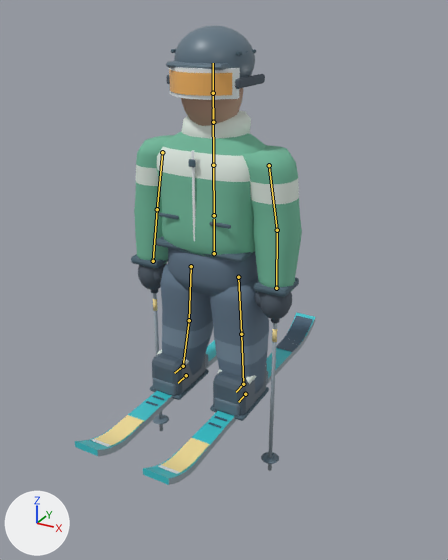
The FBX model Assets/Art/Generated/Character/Skier.fbx: old version first, new version second.
Before and after are seen from a camera (50 mm lens) standing at (1.45, -2.54, 1.14) and looking at (0.17, -0.2, -0.03). The axes (+X, +Y, +Z) are drawn at lower left. The lights are the same throughout. The first picture is the older version. The bones that bend it are drawn over the model as lines.

The first picture shows 'EquipmentPole_L', 'EquipmentPole_R', 'EquipmentSki_L', 'EquipmentSki_R', 'SkierClothing'.
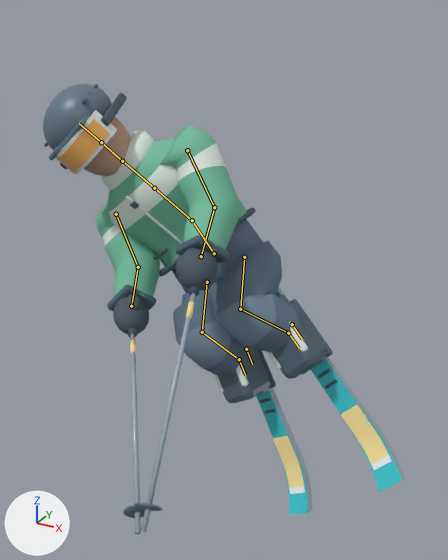
The newer file adds an action. The first version stands in its rest pose; the second is drawn at frame 12 of the action 'SkierRig|Ski_Bail_Start'.

Pixel boxes [x1, y1, x2, y2] of what changed, in the pictures (448 x 560 px):
'SkierClothing', posed (69% wider, 19% shorter)
    before: [131, 26, 302, 421]
    after: [43, 84, 333, 403]
'EquipmentSki_L', posed
    before: [143, 312, 316, 485]
    after: [276, 287, 405, 492]
'EquipmentSki_R', posed
    before: [75, 340, 217, 456]
    after: [256, 387, 312, 514]
'EquipmentPole_L', posed
    before: [261, 319, 280, 471]
    after: [135, 286, 200, 532]
'EquipmentPole_R', posed
    before: [151, 289, 169, 431]
    after: [123, 328, 145, 534]
bone 'Hips', root to tip
    before: (214, 253) to (214, 219)
    after: (214, 253) to (194, 223)
bone 'Spine', root to tip
    before: (214, 215) to (213, 165)
    after: (192, 220) to (154, 188)
bone 'UpperArm_L', root to tip
    before: (269, 165) to (277, 230)
    after: (187, 150) to (214, 207)
bone 'LowerArm_L', root to tip
    before: (277, 230) to (276, 288)
    after: (214, 207) to (201, 256)
bone 'UpperArm_R', root to tip
    before: (162, 152) to (157, 209)
    after: (116, 214) to (138, 267)
bone 'LowerArm_R', root to tip
    before: (157, 209) to (153, 261)
    after: (138, 267) to (131, 306)
bone 'Thigh_L', root to tip
    before: (238, 277) to (241, 334)
    after: (244, 257) to (240, 309)
bone 'Shin_L', root to tip
    before: (241, 334) to (243, 384)
    after: (240, 309) to (288, 333)
bone 'Foot_L', root to tip
    before: (243, 384) to (236, 392)
    after: (288, 333) to (299, 348)
bone 'Thigh_R', root to tip
    before: (191, 266) to (189, 320)
    after: (207, 282) to (202, 332)
bone 'Shin_R', root to tip
    before: (189, 320) to (183, 366)
    after: (202, 332) to (239, 359)
bone 'Foot_R', root to tip
    before: (183, 366) to (174, 373)
    after: (239, 359) to (245, 375)

Edits to the bpy script that builds the scene:
```text
Change bone_hips:
    where bone_hips = bpy.data.objects['SkierRig'].pose.bones['Hips']
    bone_hips.rotation_quaternion: (1.0, 0.0, 0.0, 0.0) -> (0.939, 0.0, 0.0, 0.343)  # degrees (0, 0, 0) -> degrees (0, 0, 40)
Change bone_spine:
    where bone_spine = bpy.data.objects['SkierRig'].pose.bones['Spine']  # child of 'Hips'
    bone_spine.rotation_quaternion: (1.0, 0.0, 0.0, 0.0) -> (0.976, 0.216, 0.0, 0.0)  # degrees (0, 0, 0) -> degrees (25, 0, 0)
Change bone_upperarm_l:
    where bone_upperarm_l = bpy.data.objects['SkierRig'].pose.bones['UpperArm_L']  # child of 'Chest'
    bone_upperarm_l.rotation_quaternion: (1.0, 0.0, 0.0, 0.0) -> (0.934, -0.358, 0.0, 0.0)  # degrees (0, 0, 0) -> degrees (-42, 0, 0)
Change bone_lowerarm_l:
    where bone_lowerarm_l = bpy.data.objects['SkierRig'].pose.bones['LowerArm_L']  # child of 'UpperArm_L'
    bone_lowerarm_l.rotation_quaternion: (1.0, 0.0, 0.0, 0.0) -> (0.954, -0.301, 0.0, 0.0)  # degrees (0, 0, 0) -> degrees (-35, 0, 0)
Change bone_upperarm_r:
    where bone_upperarm_r = bpy.data.objects['SkierRig'].pose.bones['UpperArm_R']  # child of 'Chest'
    bone_upperarm_r.rotation_quaternion: (1.0, 0.0, 0.0, 0.0) -> (0.934, -0.358, 0.0, 0.0)  # degrees (0, 0, 0) -> degrees (-42, 0, 0)
Change bone_lowerarm_r:
    where bone_lowerarm_r = bpy.data.objects['SkierRig'].pose.bones['LowerArm_R']  # child of 'UpperArm_R'
    bone_lowerarm_r.rotation_quaternion: (1.0, 0.0, 0.0, 0.0) -> (0.954, -0.301, 0.0, 0.0)  # degrees (0, 0, 0) -> degrees (-35, 0, 0)
Change bone_thigh_l:
    where bone_thigh_l = bpy.data.objects['SkierRig'].pose.bones['Thigh_L']  # child of 'Hips'
    bone_thigh_l.rotation_quaternion: (1.0, 0.0, 0.0, 0.0) -> (0.887, -0.462, 0.0, 0.0)  # degrees (0, 0, 0) -> degrees (-55, 0, 0)
Change bone_shin_l:
    where bone_shin_l = bpy.data.objects['SkierRig'].pose.bones['Shin_L']  # child of 'Thigh_L'
    bone_shin_l.rotation_quaternion: (1.0, 0.0, 0.0, 0.0) -> (0.676, 0.737, 0.0, 0.0)  # degrees (0, 0, 0) -> degrees (95, 0, 0)
Change bone_foot_l:
    where bone_foot_l = bpy.data.objects['SkierRig'].pose.bones['Foot_L']  # child of 'Shin_L'
    bone_foot_l.rotation_quaternion: (1.0, 0.0, 0.0, 0.0) -> (0.94, -0.342, 0.0, 0.0)  # degrees (0, 0, 0) -> degrees (-40, 0, 0)
Change bone_thigh_r:
    where bone_thigh_r = bpy.data.objects['SkierRig'].pose.bones['Thigh_R']  # child of 'Hips'
    bone_thigh_r.rotation_quaternion: (1.0, 0.0, 0.0, 0.0) -> (0.887, -0.462, 0.0, 0.0)  # degrees (0, 0, 0) -> degrees (-55, 0, 0)
Change bone_shin_r:
    where bone_shin_r = bpy.data.objects['SkierRig'].pose.bones['Shin_R']  # child of 'Thigh_R'
    bone_shin_r.rotation_quaternion: (1.0, 0.0, 0.0, 0.0) -> (0.676, 0.737, 0.0, 0.0)  # degrees (0, 0, 0) -> degrees (95, 0, 0)
Change bone_foot_r:
    where bone_foot_r = bpy.data.objects['SkierRig'].pose.bones['Foot_R']  # child of 'Shin_R'
    bone_foot_r.rotation_quaternion: (1.0, 0.0, 0.0, 0.0) -> (0.94, -0.342, 0.0, 0.0)  # degrees (0, 0, 0) -> degrees (-40, 0, 0)
```
